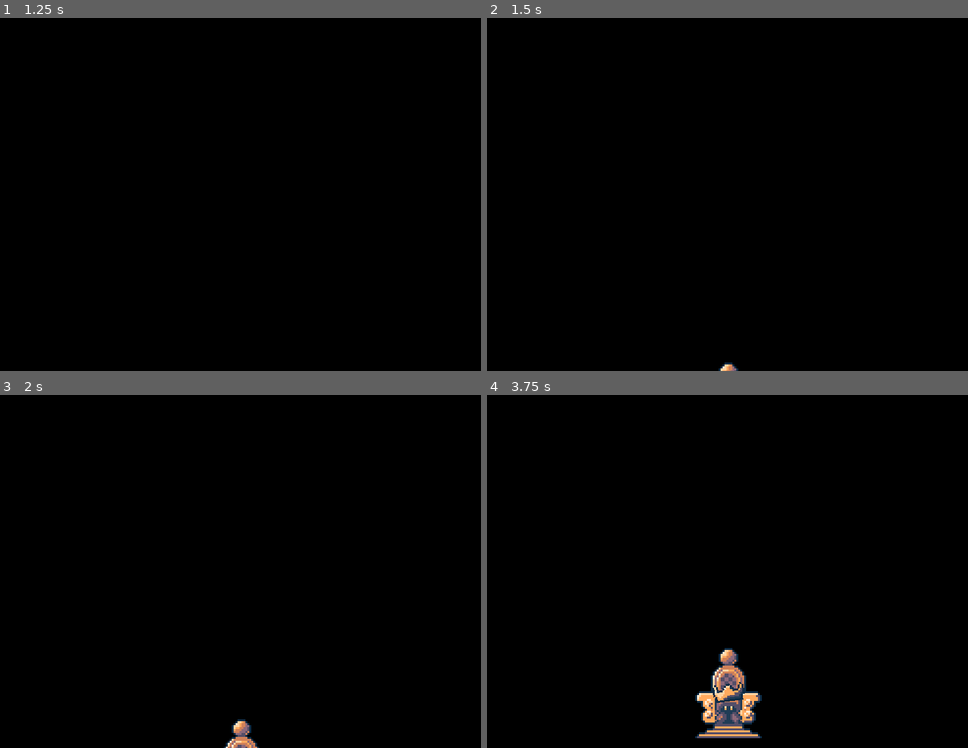
Above: before the commit, frames 1-4 (two rows, left to right).
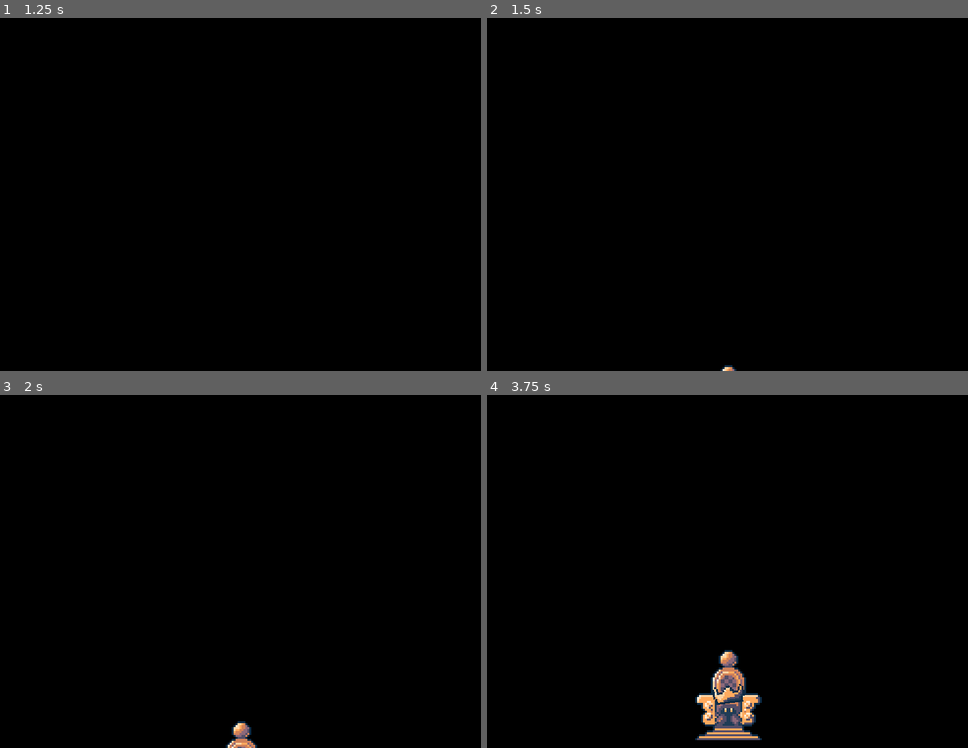
Above: after the commit, the same moments.

Repository: OneTinySauce/Wander
Game: Godot game, scene res://Misc/game_end_animation.tscn
Same seed, same stepped clock (60 frames per second), same inputs: the game is played once before the commit and once after it. This scene is started directly instead of the project's main scene.
Inputs:
- Up to frame 1 (1.25 s): tap Enter (ui_accept) at 0.5, 0.77 s; hold D (right) from 0.53 s (still down); tap F (dialog) at 0.6 s
- Up to frame 2 (1.5 s): tap Enter (ui_accept) at 1.25 s; release D (right) at 1.28 s; hold S (down) from 1.28 s (still down); tap F (dialog) at 1.35 s
- Up to frame 3 (2 s): keep holding S (down); tap Enter (ui_accept) at 1.52 s
- Up to frame 4 (3.75 s): release S (down) at 2.03 s; hold D (right) 2.03-2.78 s; hold G (grab) 2.03-2.78 s; tap F (dialog) at 2.3, 3.05, 3.6 s; hold W (up) 2.78-3.53 s; tap Space (run) at 2.85 s; tap Enter (ui_accept) at 3.02 s; hold Left (left) from 3.53 s (still down)

Frame 1 is identical in both runs. In frame 2, less than 0.1% of the frame differs, in the area x 48-53%, y 97-100%; in frame 3, 0.2%; in frame 4, 1.5%, in the area x 43-58%, y 71-98%.

Commit message:
Game ending
ending animation and lv4 transition

Diff:
--- /dev/null
+++ b/Items/throne.gd
@@ -0,0 +1,28 @@
+extends Sprite2D
+
+var player_enter = false
+
+func _ready():
+	pass
+
+func _input(event):
+	# check player enter the item, dialog preesed and no dialogue currently
+	if player_enter and Input.is_action_just_pressed('dialog') and not is_dialogue():
+
+
+
+func is_dialogue():
+	return get_tree().get_nodes_in_group('dialogue').size() > 0
+
+
+func _on_area_2d_body_entered(body):
+	if body.is_in_group("Player"):
+		player_enter = true
+		print("Entered")
+		print(self.get_path())
+
+
+func _on_area_2d_body_exited(body):
+	if body.is_in_group("Player"):
+		player_enter = false
+		print("exited")
--- a/Levels/level_4.tscn
+++ b/Levels/level_4.tscn
@@ -14,11 +14,13 @@
 [ext_resource type="Texture2D" uid="uid://noqh5j4612qk" path="res://Art/Items/tapestry.png" id="11_54koy"]
 [ext_resource type="AudioStream" uid="uid://p5vwgr6rpwmr" path="res://Music/Area_ThroneRoom_1.1.wav" id="11_ld70p"]
 [ext_resource type="PackedScene" uid="uid://cvy0uus3nby4r" path="res://Items/throne.tscn" id="14_y27rm"]
+[ext_resource type="Script" path="res://Items/throne.gd" id="15_65gkv"]
 [ext_resource type="PackedScene" uid="uid://dvrhctu1t7cuv" path="res://Items/letter.tscn" id="15_rx0lf"]
 [ext_resource type="PackedScene" uid="uid://c6f2pmg5hl8he" path="res://Items/sward.tscn" id="16_30dix"]
 [ext_resource type="PackedScene" uid="uid://if53d88m3ndi" path="res://Items/armo.tscn" id="17_bk411"]
 [ext_resource type="PackedScene" uid="uid://cbhyvxgrd7y4v" path="res://Items/papaer.tscn" id="18_pk1ow"]
 [ext_resource type="PackedScene" uid="uid://dgv6oyg6ybe8p" path="res://Items/book.tscn" id="18_ql4w2"]
+[ext_resource type="PackedScene" uid="uid://dbrtns1ao44wk" path="res://Levels/next_level_door.tscn" id="21_qd50o"]
 
 [sub_resource type="TileSetAtlasSource" id="TileSetAtlasSource_hseyb"]
 texture = ExtResource("2_x10wt")
@@ -1071,6 +1073,8 @@
 
 [node name="Throne" parent="." instance=ExtResource("14_y27rm")]
 position = Vector2(112, -296)
+script = ExtResource("15_65gkv")
+dialog_path = null
 
 [node name="Letter" parent="." instance=ExtResource("15_rx0lf")]
 position = Vector2(112, -248)
@@ -1093,3 +1097,7 @@
 
 [node name="Sward3" parent="." instance=ExtResource("16_30dix")]
 position = Vector2(-32, -321)
+
+[node name="NextLevelDoor" parent="." instance=ExtResource("21_qd50o")]
+position = Vector2(112, -297)
+to_level_path = "res://Misc/game_end_animation.tscn"
--- a/Misc/game_end_animation.gd
+++ b/Misc/game_end_animation.gd
@@ -1,6 +1,8 @@
 extends CanvasLayer
 
 var dialog_path = "res://Dialogues/narrator.json"
+
+var end = false
 
 func _ready():
 	var dia_scene = load("res://Dialogues/dialogue.tscn")
@@ -9,8 +11,23 @@
 	dia.dialogue_path = dialog_path
 	dia.is_inside_tree()
 	add_child(dia)
+	$"roll credit".hide()
+	$Crown.hide()
+	$Mc.hide()
+	$Throne.hide()
 
+func _input(event):
+	if get_tree().get_nodes_in_group('dialogue').size() == 0:
+		end = true
+		ending()
+		self.set_process_input(false)
 
-func _on_dialogue_child_exiting_tree(node):
-	$AnimationPlayer.play("Text")
-	$endBGM.play()
+func ending():
+	if end:
+		$"roll credit".show()
+		$Crown.show()
+		$Mc.show()
+		$Throne.show()
+		end = false
+		$AnimationPlayer.play("Text")
+		$endBGM.play()
--- a/Misc/game_end_animation.tscn
+++ b/Misc/game_end_animation.tscn
@@ -19,10 +19,10 @@
 tracks/0/interp = 1
 tracks/0/loop_wrap = true
 tracks/0/keys = {
-"times": PackedFloat32Array(0, 13),
-"transitions": PackedFloat32Array(1, 1),
+"times": PackedFloat32Array(0, 13, 17.7, 45.9),
+"transitions": PackedFloat32Array(1, 1, 1, 1),
 "update": 0,
-"values": [Vector2(123, 220), Vector2(123, -50)]
+"values": [Vector2(123, 220), Vector2(123, -50), Vector2(123, -11.5454), Vector2(110, -20)]
 }
 tracks/1/type = "value"
 tracks/1/imported = false
@@ -31,10 +31,10 @@
 tracks/1/interp = 1
 tracks/1/loop_wrap = true
 tracks/1/keys = {
-"times": PackedFloat32Array(0, 6.4, 11.1, 17.7),
-"transitions": PackedFloat32Array(1, 1, 1, 1),
+"times": PackedFloat32Array(0, 6.4, 11.1, 17.7, 45.9),
+"transitions": PackedFloat32Array(1, 1, 1, 1, 1),
 "update": 0,
-"values": [Vector2(123, 210), Vector2(123, 81.75), Vector2(110, 92), Vector2(110, -20)]
+"values": [Vector2(123, 210), Vector2(123, 81.75), Vector2(110, 92), Vector2(110, -20), Vector2(110, -20)]
 }
 tracks/2/type = "value"
 tracks/2/imported = false
@@ -43,10 +43,10 @@
 tracks/2/interp = 1
 tracks/2/loop_wrap = true
 tracks/2/keys = {
-"times": PackedFloat32Array(0, 6.4, 11.1),
-"transitions": PackedFloat32Array(1, 1, 1),
+"times": PackedFloat32Array(0, 6.4, 11.1, 17.1, 44.7),
+"transitions": PackedFloat32Array(1, 1, 1, 1, 1),
 "update": 0,
-"values": [-0.129154, -0.129012, -6.28319]
+"values": [-0.129154, -0.129012, -6.28319, -6.28319, -0.358388]
 }
 tracks/3/type = "value"
 tracks/3/imported = false
@@ -69,8 +69,8 @@
 tracks/4/keys = {
 "times": PackedFloat32Array(0, 45.9),
 "transitions": PackedFloat32Array(1, 1),
-"update": 2,
-"values": [Vector2(0, 300), Vector2(0, -500)]
+"update": 0,
+"values": [Vector2(0, 265), Vector2(0, -500)]
 }
 
 [sub_resource type="AnimationLibrary" id="AnimationLibrary_8h8o4"]
@@ -94,9 +94,9 @@
 }
 
 [node name="roll credit" type="RichTextLabel" parent="."]
-offset_top = -500.0
+offset_top = 70.0
 offset_right = 245.0
-offset_bottom = -65.1351
+offset_bottom = 504.867
 theme_override_colors/default_color = Color(1, 1, 1, 1)
 theme_override_colors/font_shadow_color = Color(0.0509804, 0.168627, 0.270588, 1)
 theme_override_fonts/normal_font = ExtResource("1_ka7uj")
@@ -157,20 +157,20 @@
 
 [node name="Mc" type="Sprite2D" parent="."]
 z_index = 2
-position = Vector2(123, 219.182)
+position = Vector2(123, -23)
 texture = ExtResource("3_pc2bp")
 
 [node name="Crown" type="Sprite2D" parent="."]
 z_index = 3
-position = Vector2(122.954, 209.187)
-rotation = -0.146788
+position = Vector2(110, 81.8182)
+rotation = -6.28319
 texture = ExtResource("4_xn5lc")
 region_enabled = true
 region_rect = Rect2(32, 0, 16, 16)
 
 [node name="Throne" type="Sprite2D" parent="."]
 z_index = 1
-position = Vector2(123, -58)
+position = Vector2(123, -31)
 texture = ExtResource("5_jln7f")
 region_enabled = true
 region_rect = Rect2(32, 0, 48, 48)
Not shown: 1 places in Levels/level_0.tscn that only renumber resources
Not shown: 1 places in Levels/level_4.tscn that only renumber resources
